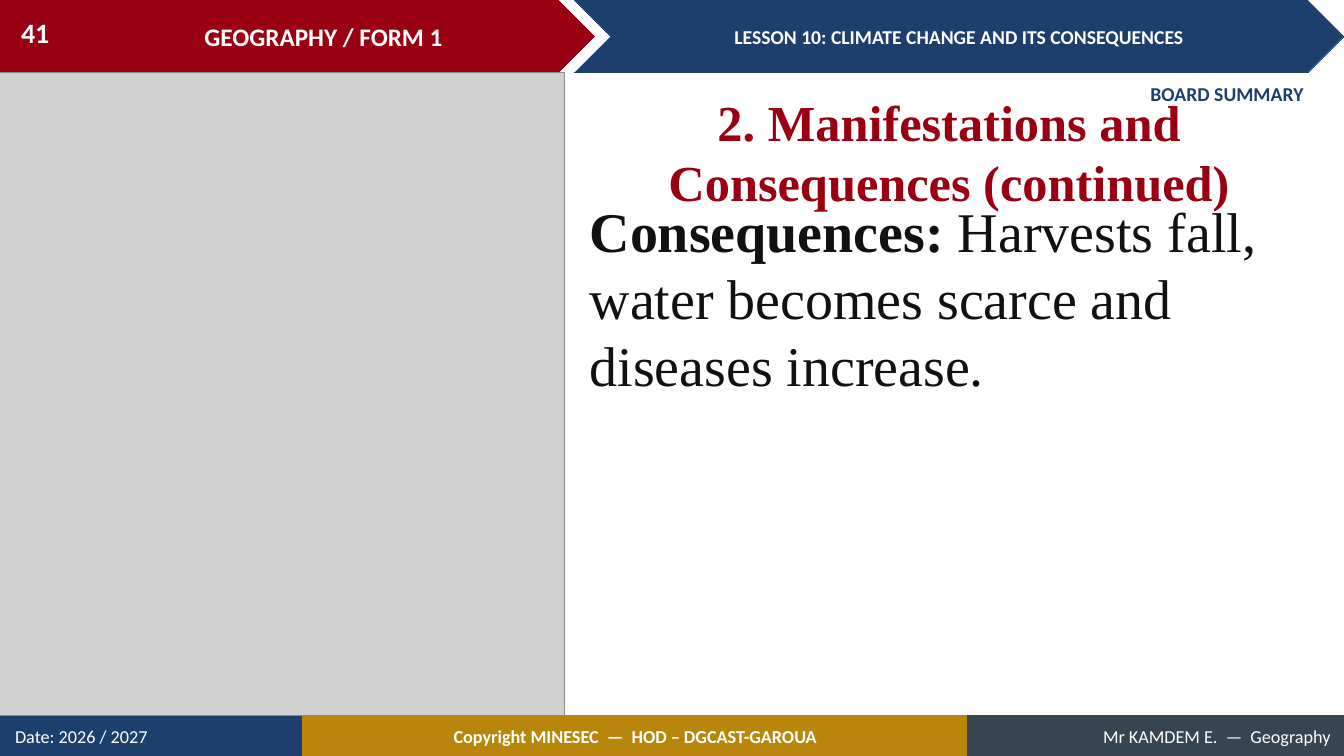
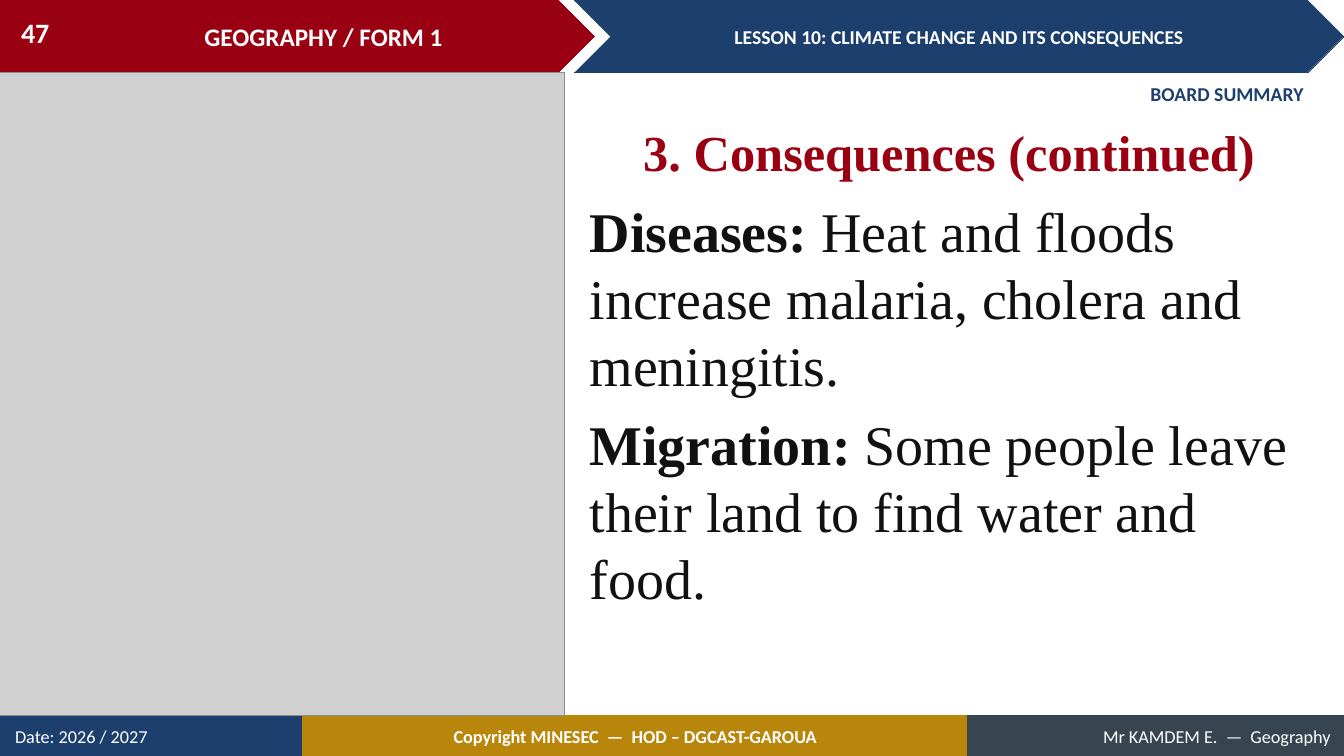
Before and after one commit to Berthautk/linea-github, a slide deck: slide 47 of lecons/F1/18_F1_M3_L10_Climate_Change_and_its_Consequences.pptx (slide 41 before the commit). Drawn at 1344x756 pixels with LibreOffice and Linux fonts; fonts in the diff are those of the drawing; grey boxes stand for pictures. Boxes give left, top, right and bottom in pixels: in the first picture for what was removed or moved away, otherwise in the second. Text is boxed around its words. In the diff, an @@ line names an element or a change of style, - is before the commit and + after.

```diff
--- a/lecons/F1/18_F1_M3_L10_Climate_Change_and_its_Consequences.pptx
+++ b/lecons/F1/18_F1_M3_L10_Climate_Change_and_its_Consequences.pptx
@@ page number at (x1=21, y1=24, x2=49, y2=43): text changed @@
-41
+47
@@ text at (x1=643, y1=136, x2=1254, y2=181): text changed @@
-2. Manifestations and Consequences (continued)
+3. Consequences (continued)
@@ text at (x1=590, y1=212, x2=1287, y2=600): text changed @@
-Consequences: Harvests fall, water becomes scarce and diseases increase.
+Diseases: Heat and floods increase malaria, cholera and meningitis.
+Migration: Some people leave their land to find water and food.
```
Also in this commit, not shown: 23 other slides changed, 16 slides added, 4 slides removed, 31 other files.
